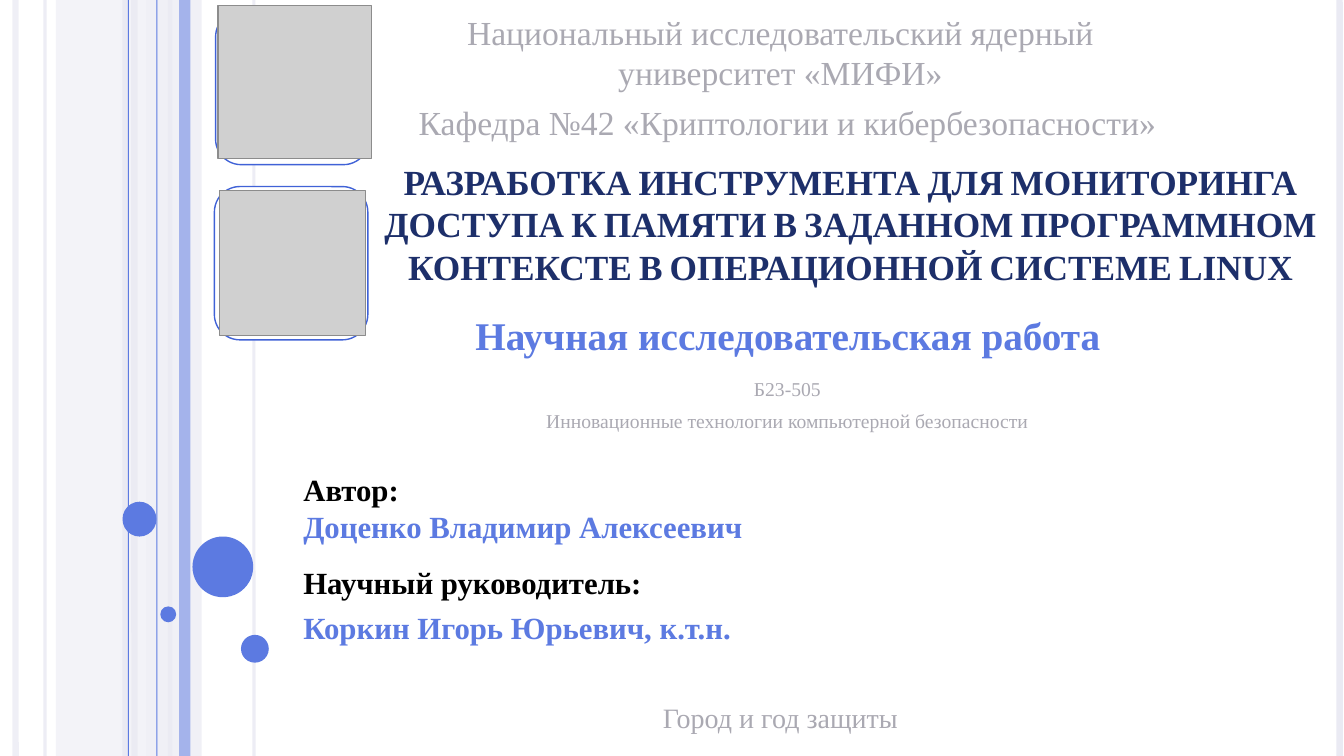
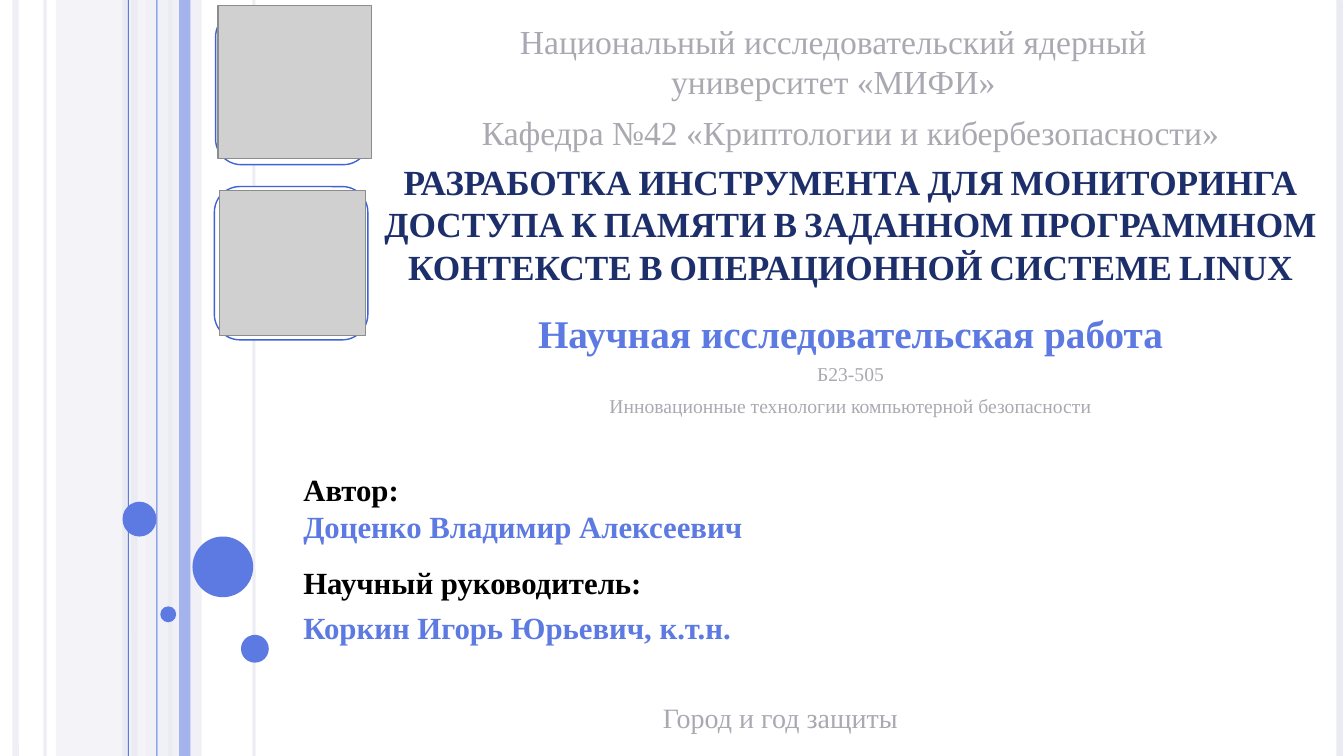
Before and after one commit to HotHeadd/nir_mephi, a slide deck: slide 1 of part2/Презентация.pptx. Drawn at 1344x756 pixels with LibreOffice and Linux fonts; fonts in the diff are those of the drawing; grey boxes stand for pictures. Boxes give left, top, right and bottom in pixels: in the first picture for what was removed or moved away, otherwise in the second. Text is boxed around its words. In the diff, an @@ line names an element or a change of style, - is before the commit and + after.

```diff
--- a/part2/Презентация.pptx
+++ b/part2/Презентация.pptx
@@ text "Национальный исследовательский ядерный университет «МИФИ»" moved from (x1=467, y1=22, x2=1094, y2=92) to (x1=520, y1=31, x2=1147, y2=101) @@
@@ text "Кафедра №42 «Криптологии и кибербезопасности»" moved from (x1=419, y1=111, x2=1156, y2=142) to (x1=482, y1=121, x2=1219, y2=152) @@
@@ subtitle "Научная исследовательская работа" moved from (x1=475, y1=322, x2=1101, y2=358) to (x1=538, y1=320, x2=1163, y2=355) @@
@@ text "Б23-505" moved from (x1=546, y1=383, x2=1028, y2=432) to (x1=609, y1=368, x2=1091, y2=417) @@
```
Also in this commit, not shown: 1 other slide changed, 6 slides added, 4 slides removed, 32 other files.
